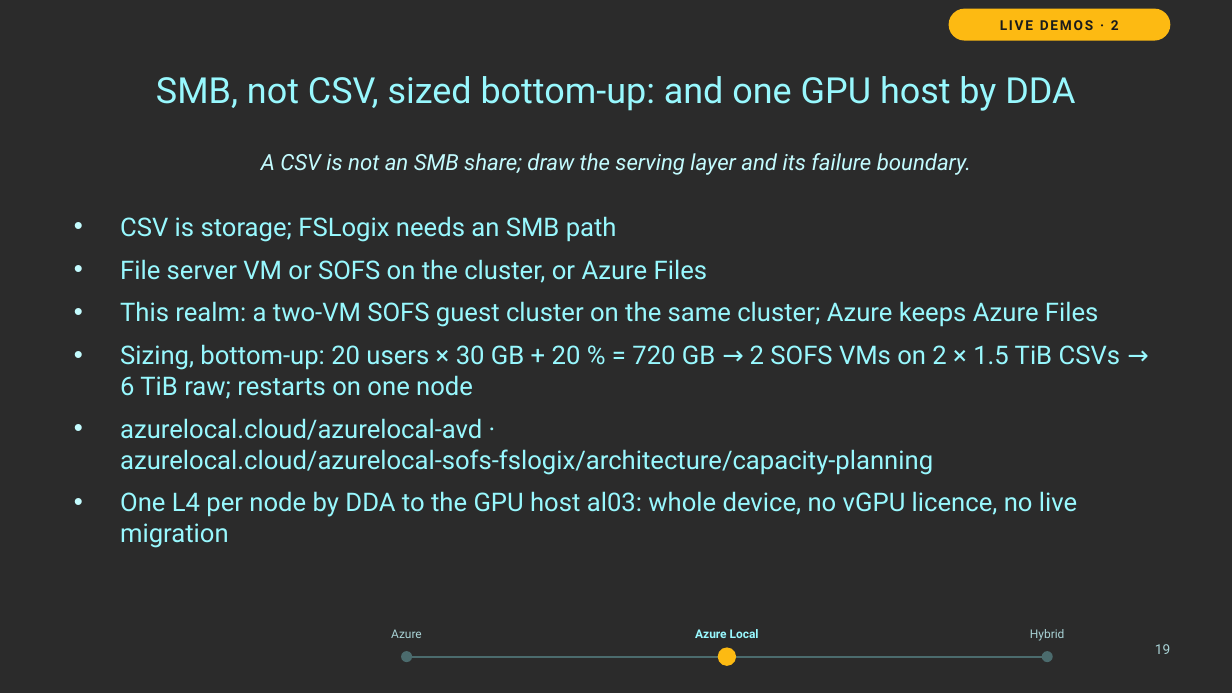
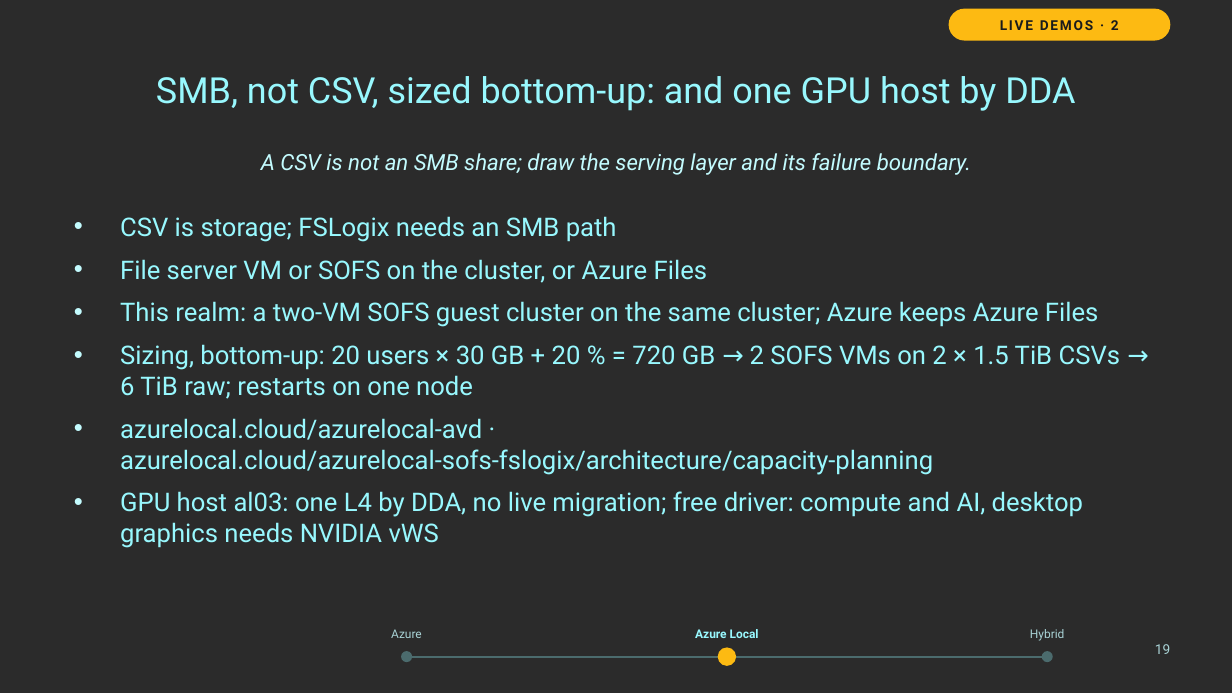
Before and after one commit to thisismydemo/nic2026_avd, a slide deck: slide 19 of presentation/AVD_Anywhere_NIC2026.pptx. Drawn at 1232x693 pixels with LibreOffice and Linux fonts; fonts in the diff are those of the drawing; background and template pictures are left out; a plain dark background stands for a picture behind light text. Boxes give left, top, right and bottom in pixels: in the first picture for what was removed or moved away, otherwise in the second. Text is boxed around its words. In the diff, an @@ line names an element or a change of style, - is before the commit and + after.

```diff
--- a/presentation/AVD_Anywhere_NIC2026.pptx
+++ b/presentation/AVD_Anywhere_NIC2026.pptx
@@ text at bbox=[120, 491, 1083, 548]: text changed @@
-• One L4 per node by DDA to the GPU host al03: whole device, no vGPU licence, no live migration
+• GPU host al03: one L4 by DDA, no live migration; free driver: compute and AI, desktop graphics needs NVIDIA vWS
```
Also in this commit, not shown: 1 other file.
